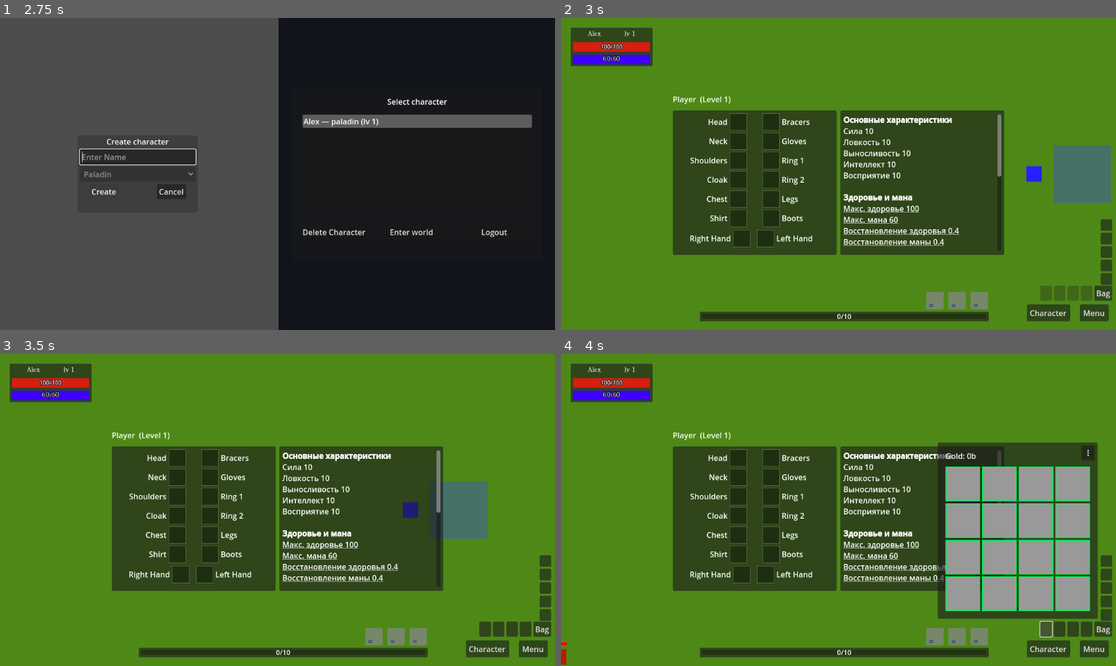
Above: before the commit, frames 1-4 (two rows, left to right).
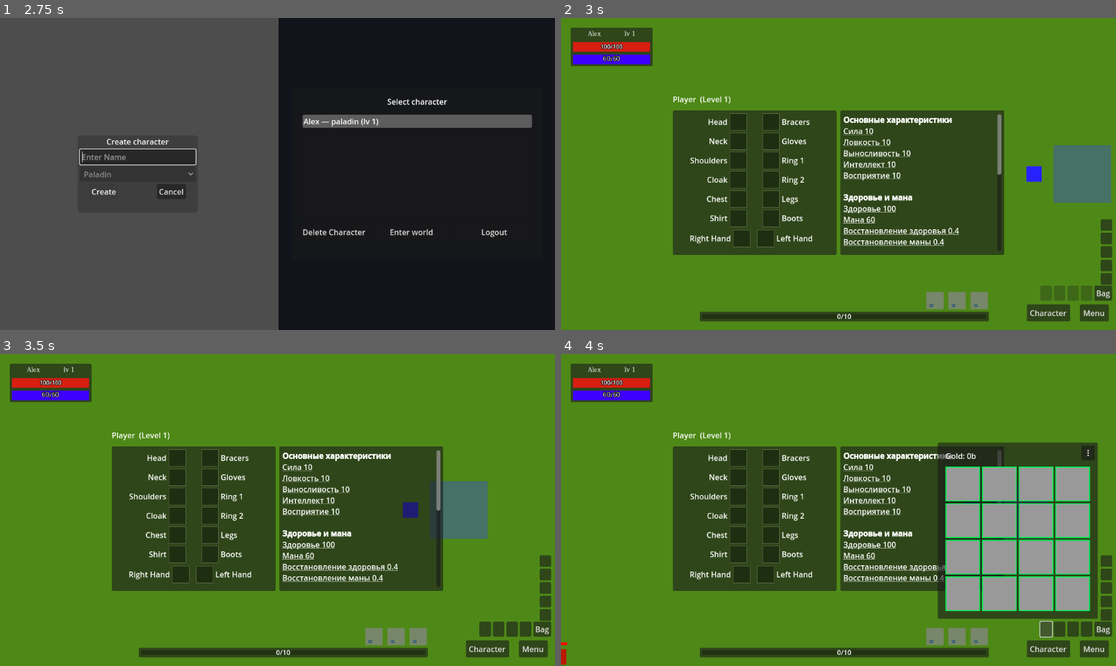
Above: after the commit, the same moments.

Repository: denisshkytko/mmo-mvp-godot
Game: Godot game, scene res://ui/flow/LoginUI.tscn
Two runs of this game, one before a commit and one after it. Both use one fixed random seed, a clock stepped at 60 frames per second and the inputs below. The engine's default icon, where the game draws it, is replaced by a stand-in: a white triangle on a blue panel in a dark square.
Inputs (mouse positions are in pixels of both pictures, inside the frame that each line leads up to):
- Up to frame 1 (2.75 s): click "Sign in" at 0.5 s; click (138, 155) at 1.27 s; type "Alex" at 1.35 s; click "Create" at 2 s
- Up to frame 2 (3 s): click "Enter world" at 2.75 s
- Up to frame 3 (3.5 s): no input
- Up to frame 4 (4 s): click (1043, 628) at 3.5 s

Frame 1 is identical in both runs. In frame 2, 0.4% of the frame differs, in the area x 50-80%, y 37-66%; in frame 3, 0.4%; in frame 4, 0.4%.

Commit message:
Update CharacterHUD stat labels and tooltips

Diff:
--- a/ui/game/hud/character_hud.gd
+++ b/ui/game/hud/character_hud.gd
@@ -2,11 +2,36 @@
 
 const NODE_CACHE := preload("res://core/runtime/node_cache.gd")
 const TOOLTIP_BUILDER := preload("res://ui/game/hud/tooltip_text_builder.gd")
+const STAT_CONST := preload("res://core/stats/stat_constants.gd")
 
 const TOOLTIP_MIN_W: float = 260.0
 const TOOLTIP_MAX_W: float = 420.0
 const TOOLTIP_OFFSET := Vector2(12, 10)
 const TOOLTIP_MARGIN: float = 8.0
+
+const PRIMARY_LABELS := {
+	"str": "Сила",
+	"agi": "Ловкость",
+	"end": "Выносливость",
+	"int": "Интеллект",
+	"per": "Восприятие",
+}
+const PRIMARY_ORDER := ["str", "agi", "end", "int", "per"]
+
+const DERIVED_PRIMARY_COEFFS := {
+	"max_hp": {"end": STAT_CONST.HP_PER_END, "str": STAT_CONST.HP_PER_STR},
+	"max_mana": {"int": STAT_CONST.MANA_PER_INT},
+	"hp_regen": {"end": STAT_CONST.HP_REGEN_PER_END, "str": STAT_CONST.HP_REGEN_PER_STR},
+	"mana_regen": {"int": STAT_CONST.MANA_REGEN_PER_INT},
+	"attack_power": {"str": STAT_CONST.AP_FROM_STR, "agi": STAT_CONST.AP_FROM_AGI},
+	"spell_power": {"int": STAT_CONST.SP_FROM_INT},
+	"defense": {"str": STAT_CONST.DEF_FROM_STR, "agi": STAT_CONST.DEF_FROM_AGI},
+	"magic_resist": {"end": STAT_CONST.RES_FROM_END, "int": STAT_CONST.RES_FROM_INT},
+	"attack_speed_rating": {"agi": STAT_CONST.AS_FROM_AGI},
+	"cast_speed_rating": {"int": STAT_CONST.CS_FROM_INT},
+	"crit_chance_rating": {"per": STAT_CONST.CRIT_FROM_PER, "agi": STAT_CONST.CRIT_FROM_AGI},
+	"crit_damage_rating": {"per": STAT_CONST.CDMG_FROM_PER},
+}
 
 @onready var character_button: Button = $CharacterButton
 @onready var panel: Panel = %Panel
@@ -353,6 +378,7 @@
 	var target_w: float = clamp(min_size.x, TOOLTIP_MIN_W, TOOLTIP_MAX_W)
 	tooltip_panel.custom_minimum_size = Vector2(target_w, 0.0)
 	tooltip_panel.size = Vector2(target_w, 10.0)
+	tooltip_rich.custom_minimum_size = Vector2(max(0.0, target_w - 20.0), 0.0)
 	await get_tree().process_frame
 	var label_min: Vector2 = tooltip_rich.get_combined_minimum_size()
 	if label_min.y <= 1.0:
@@ -490,35 +516,35 @@
 
 	# Primary (single column, full names)
 	lines.append("[b]Основные характеристики[/b]")
-	lines.append("Сила %d" % int(p.get("str", 0)))
-	lines.append("Ловкость %d" % int(p.get("agi", 0)))
-	lines.append("Выносливость %d" % int(p.get("end", 0)))
-	lines.append("Интеллект %d" % int(p.get("int", 0)))
-	lines.append("Восприятие %d" % int(p.get("per", 0)))
+	lines.append(_line_primary_stat("Сила", "str", snap, "Увеличивает здоровье и силу атаки"))
+	lines.append(_line_primary_stat("Ловкость", "agi", snap, "Увеличивает шанс крит. удара и скорость атаки"))
+	lines.append(_line_primary_stat("Выносливость", "end", snap, "Увеличивает здоровье, восстановление здоровья и физическую защиту"))
+	lines.append(_line_primary_stat("Интеллект", "int", snap, "Увеличивает ману, восстановление маны и силу заклинаний"))
+	lines.append(_line_primary_stat("Восприятие", "per", snap, "Увеличивает рейтинг крит. удара и рейтинг крит. урона"))
 
 	lines.append("")
 	lines.append("[b]Здоровье и мана[/b]")
-	lines.append(_line_with_breakdown("Макс. здоровье", "max_hp", d, ""))
-	lines.append(_line_with_breakdown("Макс. мана", "max_mana", d, ""))
-	lines.append(_line_with_breakdown("Восстановление здоровья", "hp_regen", d, "в секунду"))
-	lines.append(_line_with_breakdown("Восстановление маны", "mana_regen", d, "в секунду"))
+	lines.append(_line_with_breakdown("Здоровье", "max_hp", snap, "Максимальный запас здоровья"))
+	lines.append(_line_with_breakdown("Мана", "max_mana", snap, "Максимальный запас маны"))
+	lines.append(_line_with_breakdown("Восстановление здоровья", "hp_regen", snap, "Величина восстановления здоровья за каждую секунду"))
+	lines.append(_line_with_breakdown("Восстановление маны", "mana_regen", snap, "Величина восстановления маны за каждую секунду"))
 
 	lines.append("")
 	lines.append("[b]Урон[/b]")
-	lines.append(_line_damage("Урон", d))
-	lines.append(_line_with_breakdown("Сила атаки", "attack_power", d, "Увеличивает физический урон на это значение"))
-	lines.append(_line_with_breakdown("Сила заклинаний", "spell_power", d, "Увеличивает магический урон и исцеление на это значение"))
+	lines.append(_line_damage("Физический урон", snap))
+	lines.append(_line_with_breakdown("Сила атаки", "attack_power", snap, "Увеличивает физический урон"))
+	lines.append(_line_with_breakdown("Сила заклинаний", "spell_power", snap, "Увеличивает магический урон и силу исцеления"))
 
 	lines.append(_line_with_breakdown(
 		"Рейтинг крит. шанса",
 		"crit_chance_rating",
-		d,
+		snap,
 		"Шанс критического удара %.2f%%" % float(snap.get("crit_chance_pct", 0.0))
 	))
 	lines.append(_line_with_breakdown(
 		"Рейтинг крит. урона",
 		"crit_damage_rating",
-		d,
+		snap,
 		"Критический урон x%.2f" % float(snap.get("crit_multiplier", 2.0))
 	))
 
@@ -527,34 +553,34 @@
 	lines.append(_line_with_breakdown(
 		"Скорость",
 		"speed",
-		d,
-		"Снижает время восстановления способностей на %.2f%%" % float(snap.get("cooldown_reduction_pct", 0.0))
+		snap,
+		"Увеличивает скорость атаки, скорость произнесения заклинаний и скорость восстановления способностей"
 	))
 	lines.append(_line_with_breakdown(
 		"Скорость атаки",
 		"attack_speed_rating",
-		d,
+		snap,
 		"Увеличивает скорость атаки на %.2f%%" % float(snap.get("attack_speed_pct", 0.0))
 	))
 	lines.append(_line_with_breakdown(
-		"Скорость произнесения",
+		"Скорость произнесения заклинаний",
 		"cast_speed_rating",
-		d,
-		"Снижает время произнесения заклинаний на %.2f%%" % float(snap.get("cast_speed_pct", 0.0))
+		snap,
+		"Увеличивает скорость произнесения заклинаний"
 	))
 
 	lines.append("")
 	lines.append("[b]Защита[/b]")
 	lines.append(_line_with_breakdown(
-		"Защита",
+		"Физическая защита",
 		"defense",
-		d,
+		snap,
 		"Снижает получаемый физический урон на %.2f%%" % float(snap.get("defense_mitigation_pct", 0.0))
 	))
 	lines.append(_line_with_breakdown(
-		"Маг. сопротивление",
+		"Магическое сопротивление",
 		"magic_resist",
-		d,
+		snap,
 		"Снижает получаемый магический урон на %.2f%%" % float(snap.get("magic_mitigation_pct", 0.0))
 	))
 
@@ -577,47 +603,102 @@
 
 	tooltip_panel.global_position = desired
 
-func _line_with_breakdown(title: String, key: String, derived: Dictionary, effect_text: String) -> String:
+func _line_with_breakdown(title: String, key: String, snap: Dictionary, effect_text: String) -> String:
+	var derived: Dictionary = snap.get("derived", {}) as Dictionary
 	var val = derived.get(key, 0)
 	var val_str: String = _format_stat_value(val)
 
-	var base_val = val
+	_build_derived_tooltip(key, effect_text, snap)
+
+	return "[url=%s]%s %s[/url]" % [key, title, val_str]
+
+func _line_primary_stat(title: String, key: String, snap: Dictionary, effect_text: String) -> String:
+	var primary: Dictionary = snap.get("primary", {}) as Dictionary
+	var total_val: int = int(primary.get(key, 0))
+	_build_primary_tooltip(key, effect_text)
+	return "[url=%s]%s %d[/url]" % [key, title, total_val]
+
+func _line_damage(title: String, snap: Dictionary) -> String:
+	var derived: Dictionary = snap.get("derived", {}) as Dictionary
+	var attack_power_total: float = float(derived.get("attack_power", 0.0))
+	var weapon_damage: int = 0
+	if _player != null and _player.c_equip != null:
+		weapon_damage = _player.c_equip.get_weapon_damage()
+	var total_damage: float = attack_power_total + float(weapon_damage)
+
+	var tooltip_lines: Array[String] = []
+	tooltip_lines.append("Наносимый урон оружием/без оружия")
+	tooltip_lines.append("")
+	tooltip_lines.append("Сила атаки: %s" % _format_stat_value(attack_power_total))
+	tooltip_lines.append("Урон оружия: %s" % _format_stat_value(weapon_damage))
+	_breakdown_cache["damage"] = "\n".join(tooltip_lines).strip_edges()
+
+	return "[url=damage]%s %s[/url]" % [title, _format_stat_value(total_damage)]
+
+func _build_primary_tooltip(key: String, effect_text: String) -> void:
+	var base_val = 0
 	var equip_val = 0
 	if _player != null and _player.c_stats != null:
 		base_val = _player.c_stats.get_base_stat(key)
 		equip_val = _player.c_stats.get_equipment_bonus(key)
-
 	var tooltip_lines: Array[String] = []
 	if effect_text != "":
 		tooltip_lines.append(effect_text)
-	tooltip_lines.append("Base: %s" % _format_stat_value(base_val))
-	tooltip_lines.append("Equipment: %s" % _format_signed_value(equip_val))
-	tooltip_lines.append("Total: %s" % val_str)
-
+		tooltip_lines.append("")
+	tooltip_lines.append("Базовые характеристики: %s" % _format_stat_value(base_val))
+	if equip_val != 0:
+		tooltip_lines.append("Снаряжение: %s" % _format_signed_value(equip_val))
 	_breakdown_cache[key] = "\n".join(tooltip_lines).strip_edges()
 
-	return "[url=%s]%s %s[/url]" % [key, title, val_str]
-
-func _line_damage(title: String, derived: Dictionary) -> String:
-	var attack_power_total: float = float(derived.get("attack_power", 0.0))
-	var weapon_damage: int = 0
-	if _player != null and _player.c_equip != null:
-		weapon_damage = _player.c_equip.get_weapon_damage()
-	var base_ap: float = 0.0
-	var equip_ap: float = 0.0
-	if _player != null and _player.c_stats != null:
-		base_ap = float(_player.c_stats.get_base_stat("attack_power"))
-		equip_ap = float(_player.c_stats.get_equipment_bonus("attack_power"))
-	var total_damage: float = attack_power_total + float(weapon_damage)
-
-	var tooltip_lines := [
-		"Base: %s" % _format_stat_value(base_ap),
-		"Equipment: %s" % _format_signed_value(equip_ap + float(weapon_damage)),
-		"Total: %s" % _format_stat_value(total_damage),
-	]
-	_breakdown_cache["damage"] = "\n".join(tooltip_lines)
-
-	return "[url=damage]%s %s[/url]" % [title, _format_stat_value(total_damage)]
+func _build_derived_tooltip(key: String, effect_text: String, snap: Dictionary) -> void:
+	var tooltip_lines: Array[String] = []
+	if effect_text != "":
+		tooltip_lines.append(effect_text)
+	var base_lines := _build_primary_contrib_lines(key, snap)
+	if base_lines.size() > 0:
+		if tooltip_lines.size() > 0:
+			tooltip_lines.append("")
+		tooltip_lines.append_array(base_lines)
+	var equip_val: float = _get_direct_equipment_bonus(key, snap)
+	if equip_val != 0.0:
+		if tooltip_lines.size() > 0:
+			tooltip_lines.append("")
+		tooltip_lines.append("Снаряжение: %s" % _format_signed_value(equip_val))
+	_breakdown_cache[key] = "\n".join(tooltip_lines).strip_edges()
+
+func _build_primary_contrib_lines(key: String, snap: Dictionary) -> Array[String]:
+	var out: Array[String] = []
+	var coeffs: Dictionary = DERIVED_PRIMARY_COEFFS.get(key, {}) as Dictionary
+	if coeffs.is_empty():
+		return out
+	var primary: Dictionary = snap.get("primary", {}) as Dictionary
+	for stat_key in PRIMARY_ORDER:
+		if not coeffs.has(stat_key):
+			continue
+		var coeff: float = float(coeffs.get(stat_key, 0.0))
+		if coeff == 0.0:
+			continue
+		var base_val: float = float(primary.get(stat_key, 0))
+		var delta: float = base_val * coeff
+		if base_val == 0.0 and delta == 0.0:
+			continue
+		var label: String = PRIMARY_LABELS.get(stat_key, String(stat_key))
+		out.append("%s: %s × %s = %s" % [
+			label,
+			_format_stat_value(base_val),
+			_format_stat_value(coeff),
+			_format_stat_value(delta),
+		])
+	return out
+
+func _get_direct_equipment_bonus(key: String, snap: Dictionary) -> float:
+	var breakdown: Dictionary = snap.get("derived_breakdown", {}) as Dictionary
+	var entries: Array = breakdown.get(key, []) as Array
+	var total: float = 0.0
+	for entry in entries:
+		if entry is Dictionary and String((entry as Dictionary).get("label", "")) == "gear":
+			total += float((entry as Dictionary).get("value", 0.0))
+	return total
 
 func _format_stat_value(val) -> String:
 	if typeof(val) == TYPE_FLOAT:
